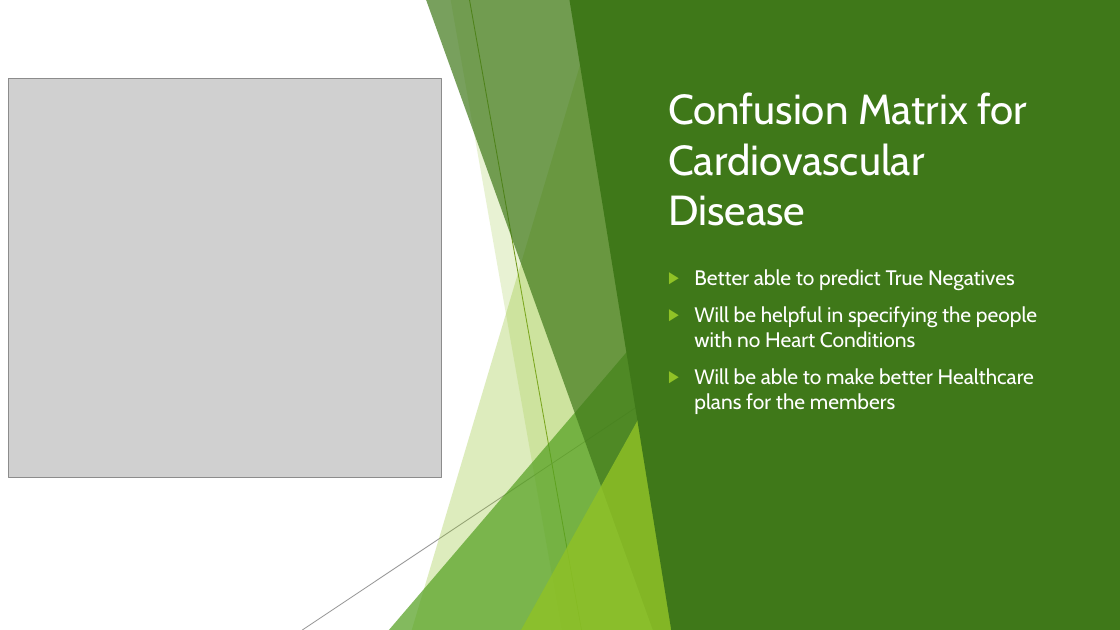
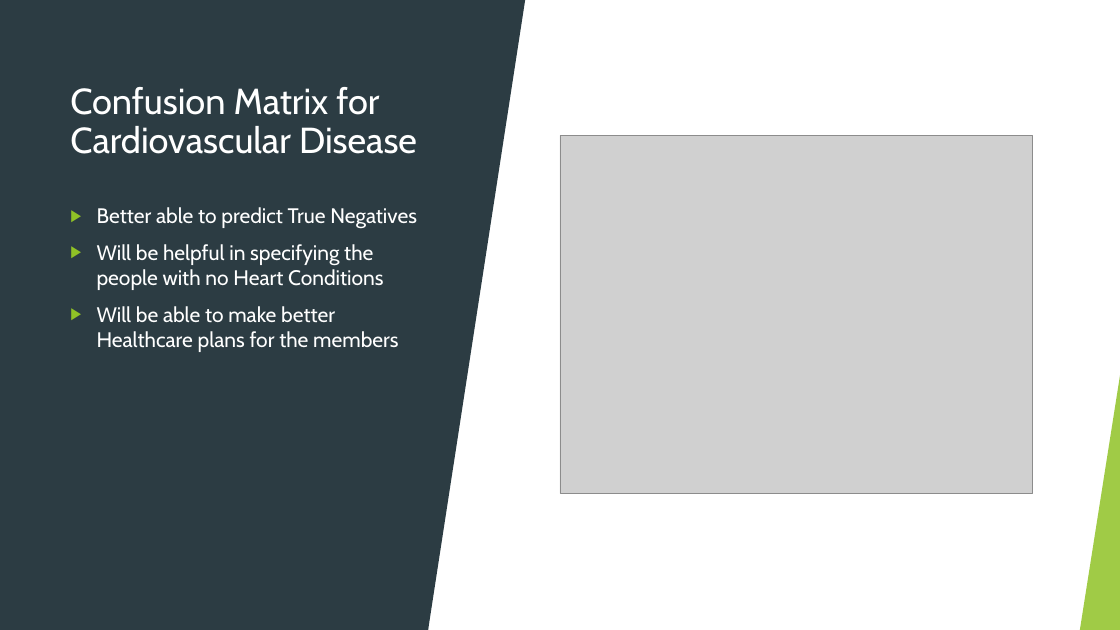
Before and after one commit to mxa4623/Heart-Dataset, a slide deck: slide 15 of Presentation.pptx. Drawn at 1120x630 pixels with LibreOffice and Linux fonts; fonts in the diff are those of the drawing; grey boxes stand for pictures. Boxes give left, top, right and bottom in pixels: in the first picture for what was removed or moved away, otherwise in the second. Text is boxed around its words. In the diff, an @@ line names an element or a change of style, - is before the commit and + after.

```diff
--- a/Presentation.pptx
+++ b/Presentation.pptx
@@ rectangle added at [0, 0, 429, 630], fill #2C3C43 @@
@@ freeform shape removed at [412, 0, 688, 630] @@
@@ freeform shape removed at [426, 0, 688, 630] @@
@@ triangle added at [429, 0, 526, 630], fill #2C3C43 @@
@@ freeform shape removed at [450, 0, 688, 630] @@
@@ line removed from (470, 0) to (581, 630) @@
@@ freeform shape removed at [570, 0, 1120, 630] @@
@@ title "Confusion Matrix for Cardiovascular Disease": place and size @@
-title "Confusion Matrix for Cardiovascular Disease" at [668, 92, 1027, 226]
+title "Confusion Matrix for Cardiovascular Disease" at [70, 87, 417, 154]
@@ title "Confusion Matrix for Cardiovascular Disease" at [70, 87, 417, 154]: size 36 to 31 pt; line spacing 1 to 0.9 @@
@@ picture: place and size @@
-picture at [8, 78, 441, 478]
+picture at [560, 135, 1033, 493]
@@ text "Better able to predict True ..." rewrapped from [694, 269, 1037, 414] to [97, 207, 417, 352] @@
@@ triangle removed at [389, 280, 688, 630] @@
@@ line removed from (740, 339) to (302, 630) @@
@@ triangle removed at [521, 330, 688, 630] @@
@@ triangle added at [1081, 369, 1120, 630], fill #90C226 at 85% opacity @@
```
Also in this commit, not shown: 2 other slides changed, 1 other file.
